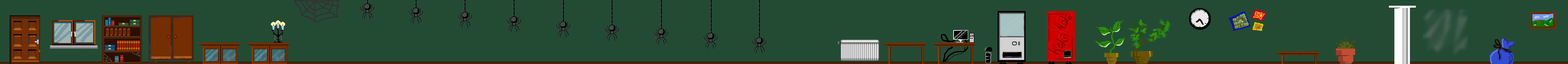
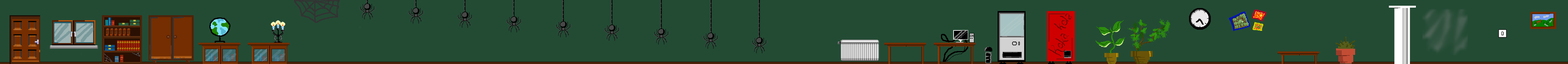
Layered file, before and after one edit (1568px x 64px). Changes by layer:
painted on "Background" over [209, 17, 1515, 64]
